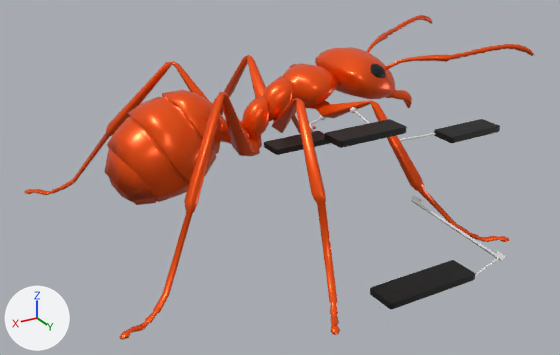
The OBJ model model/formiga_vista_baixo.obj: old version first, new version second.
Camera for both pictures: a camera (50 mm lens) standing at (2.13, 3.63, 2.06) and looking at (-0.04, 0.02, 0.25). Arrows for +X, +Y and +Z are at lower left; the lights stay in place. Where no turn or scale is listed for an object, it has been applied to the vertices.

In view in the first picture: 'Cylinder', 'Cylinder.002', 'Cylinder.003', 'Cylinder.004_Cylinder.005', 'Femur_Text.001', 'Formica_Mesh_0.001', 'Icosphere.001', 'Text', 'Text.002_Text.004', 'Text.003_Text.005', 'Tibia_Text.003'.
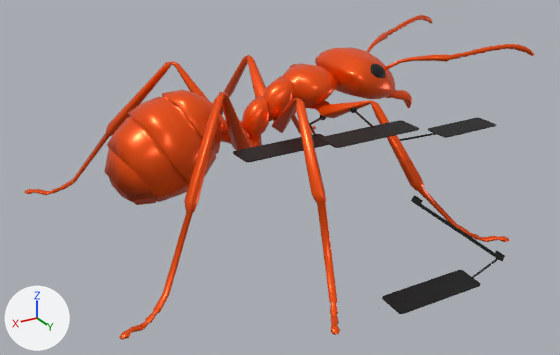
Pixel boxes [x1, y1, x2, y2] of what changed, in the pictures (560 x 355 px):
'Text.003_Text.005', deleted (black)
    before: [370, 260, 476, 309]
'Plane.003_Plane.012', added (black)
    after: [382, 270, 481, 314]
'Femur_Text.001', deleted (black)
    before: [324, 119, 407, 148]
'Plane.002', added (black)
    after: [320, 120, 419, 148]
'Plane.001', added
    after: [233, 134, 329, 162]
'Tibia_Text.003', deleted (black)
    before: [434, 119, 500, 143]
'Text', deleted
    before: [264, 131, 330, 155]
'Plane.007', added (black)
    after: [428, 118, 496, 138]
'Text.002_Text.004', recoloured (grey to black)
    both: [411, 195, 505, 261]
'Cylinder.003', recoloured
    both: [399, 132, 438, 141]
'Cylinder.004_Cylinder.005', recoloured
    both: [472, 257, 501, 278]
'Cylinder.002', recoloured
    both: [354, 110, 374, 127]
'Cylinder', recoloured
    both: [309, 117, 323, 125]
'Icosphere.001', recoloured
    both: [350, 107, 357, 113]
'Cylinder.001', recoloured
    both: [309, 124, 317, 136]
'Icosphere', recoloured
    both: [320, 115, 326, 120]

Edits to the bpy script that builds the scene:
```text
Change mat_none:
    mat_none.base_color: (0.8, 0.8, 0.8) -> (0.0, 0.0, 0.0)  # white #e7e7e7 -> black #000000
Add me_plane_007:
    me_plane_007.from_pydata(...)  # 60 vertices, 32 faces; spans x -1.139..-0.739, y 0.476..0.636, z 0.56..0.566
    me_plane_007.materials.append(mat_material_002)  # black #000000
Add me_plane_003_plane_012:
    me_plane_003_plane_012.from_pydata(...)  # 60 vertices, 32 faces; spans x -0.583..-0.041, y 1.006..1.166, z -0.061..-0.04
    me_plane_003_plane_012.materials.append(mat_material_002)  # black #000000
Add me_plane_002:
    me_plane_002.from_pydata(...)  # 60 vertices, 32 faces; spans x -0.435..0.091, y 0.61..0.77, z 0.707..0.713
    me_plane_002.materials.append(mat_material_002)  # black #000000
Add me_plane_001:
    me_plane_001.from_pydata(...)  # 60 vertices, 32 faces; spans x -0.059..0.467, y 0.393..0.553, z 0.635..0.64
    me_plane_001.materials.append(mat_material_002)  # black #000000
Remove ob_femur_text_001:
    ob_femur_text_001 = bpy.data.objects.new('Femur_Text.001', me_femur_text_001)
    ob_femur_text_001.location = (0.0, 0.0, 0.0)
Remove ob_text:
    ob_text = bpy.data.objects.new('Text', me_text)
    ob_text.location = (0.0, 0.0, 0.0)
Remove ob_text_003_text_005:
    ob_text_003_text_005 = bpy.data.objects.new('Text.003_Text.005', me_text_003_text_005)
    ob_text_003_text_005.location = (0.0, 0.0, 0.0)
Remove ob_tibia_text_003:
    ob_tibia_text_003 = bpy.data.objects.new('Tibia_Text.003', me_tibia_text_003)
    ob_tibia_text_003.location = (0.0, 0.0, 0.0)
Add ob_plane_007:
    ob_plane_007 = bpy.data.objects.new('Plane.007', me_plane_007)
    ob_plane_007.location = (0.0, 0.0, 0.0)
Add ob_plane_003_plane_012:
    ob_plane_003_plane_012 = bpy.data.objects.new('Plane.003_Plane.012', me_plane_003_plane_012)
    ob_plane_003_plane_012.location = (0.0, 0.0, 0.0)
Add ob_plane_002:
    ob_plane_002 = bpy.data.objects.new('Plane.002', me_plane_002)
    ob_plane_002.location = (0.0, 0.0, 0.0)
Add ob_plane_001:
    ob_plane_001 = bpy.data.objects.new('Plane.001', me_plane_001)
    ob_plane_001.location = (0.0, 0.0, 0.0)
```
